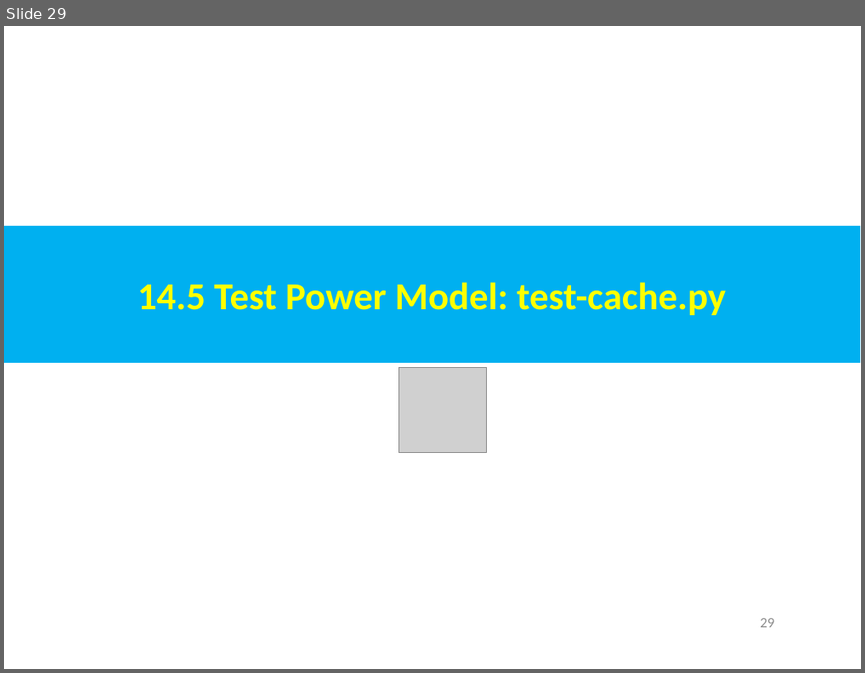
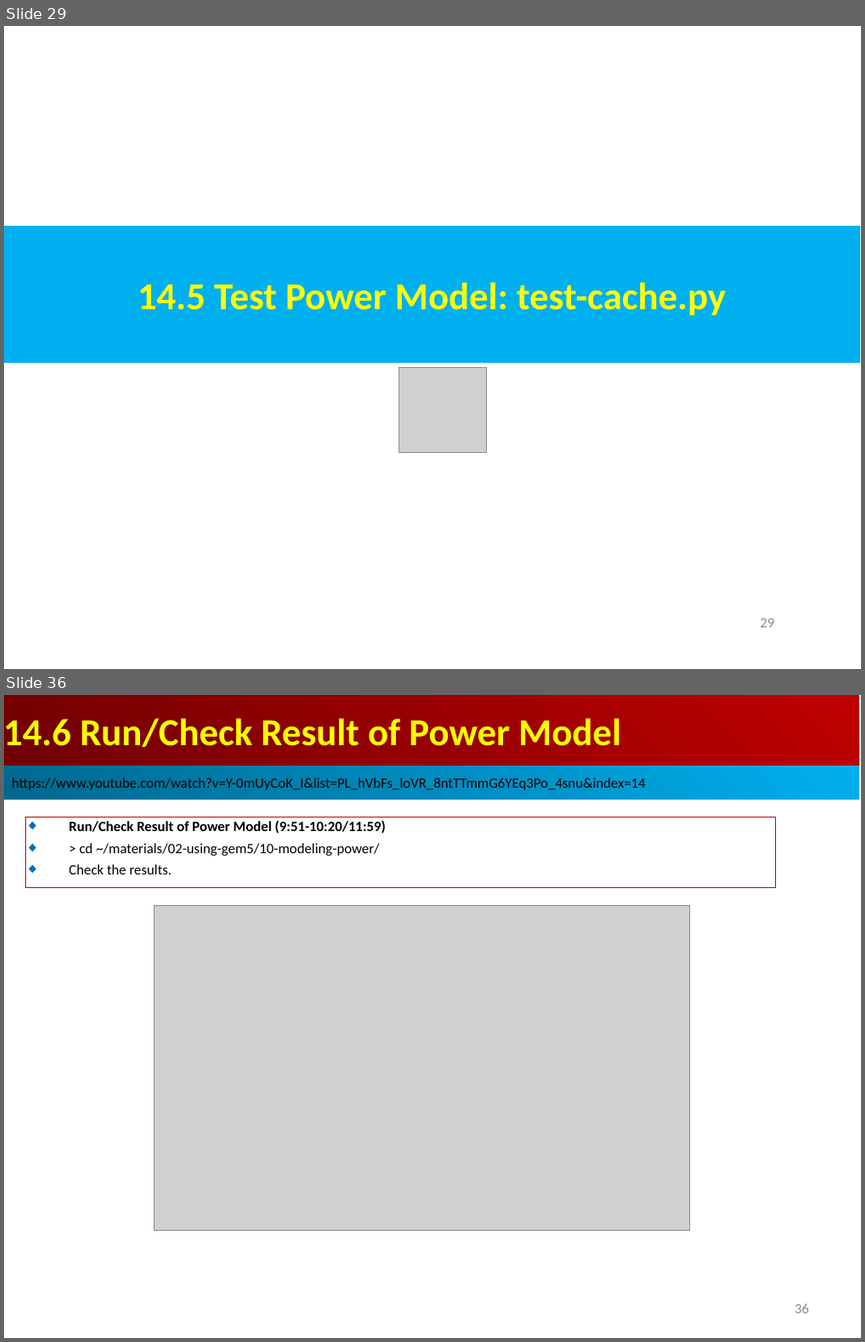
Before and after one commit to peterhchen/AIU_CS850_Gem5_McPAT, a slide deck: 050_Gem5/014.PwrMod/000_Video/014.PowerModel.ppt. Shown one above the other, each under a label of ours: slide 29 before the commit, slides 29 and 36 after it; the slides between them are not shown. The pictures are 865x673 and 865x1342 pixels, drawn with LibreOffice and Linux fonts; fonts in the diff are those of the drawing; grey boxes stand for pictures. Boxes give left, top, right and bottom in pixels: in the first picture for what was removed or moved away, otherwise in the second. Text is boxed around its words. In the diff, an @@ line names an element or a change of style, - is before the commit and + after.

```diff
--- a/050_Gem5/014.PwrMod/000_Video/014.PowerModel.ppt
+++ b/050_Gem5/014.PwrMod/000_Video/014.PowerModel.ppt
@@ slide 36 added at [4,695,861,1338], background #FFFFFF @@
@@ rectangle added at [4,695,859,766], fill gradient #BF0000 to #710000, 32 pt, text #FFFF00, bold @@
+14.6 Run/Check Result of Power Model
@@ rectangle added at [4,766,859,800], fill gradient #00AFEF to #00688E, 12 pt, text #000000 @@
+https://www.youtube.com/watch?v=Y-0mUyCoK_I&list=PL_hVbFs_loVR_8ntTTmmG6YEq3Po_4snu&index=14
@@ rectangle added at [25,817,775,888], outline #C00000 0.74 pt, 12 pt, text #000000 @@
+◆ Run/Check Result of Power Model (9:51-10:20/11:59)
+◆ > cd ~/materials/02-using-gem5/10-modeling-power/
+◆ Check the results.
@@ picture added at [154,906,689,1231] @@
@@ page number added at [794,1304,809,1313], 12 pt, text #8B8B8B @@
+36
```
Also in this commit, not shown: 3 slides changed, 5 other slides added.
